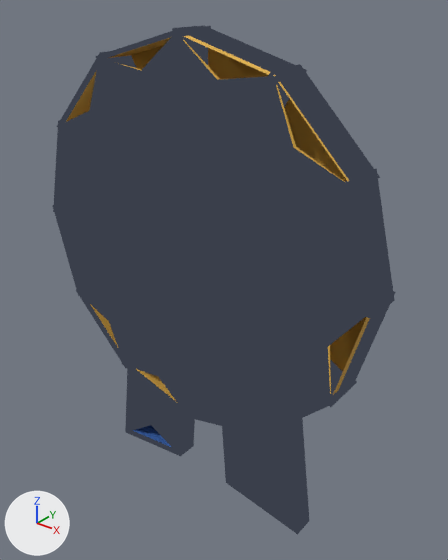
Two versions of the glTF model models/rewards/badge_sharpest_aim.glb, one commit apart.
Both versions are drawn from a 50 mm camera at (0.0578, -0.065, 0.0364) aimed at (0.0036, 0.0026, -0.0055). The lights are fixed; the arrows at lower left show +X, +Y and +Z. The first picture is the older version. Where no turn or scale is listed for an object, it has been applied to the vertices.

Names of what the first picture shows: 'badge', 'ink_outline', 'ink_outline.001' and 1 more.
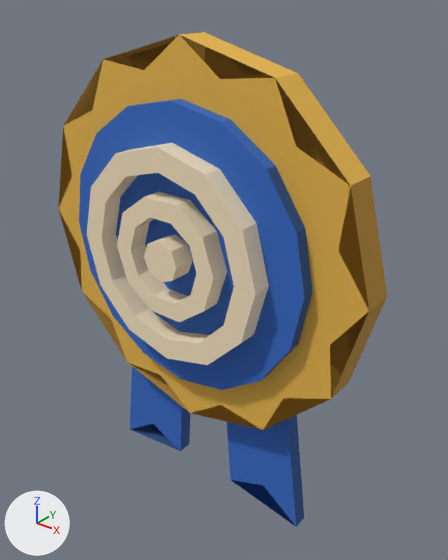
Location of each change, (x1, y1, x2, y2) in pixels of the pictures (448 x 560 px):
'ink_outline', deleted (blue)
    before: (52, 25, 396, 437)
'ink_outline.001', deleted (blue)
    before: (125, 369, 309, 534)

What changed in the scene script:
```text
Remove ob_ink_outline:
    ob_ink_outline = bpy.data.objects.new('ink_outline', me_badge_ink_outline)
    ob_ink_outline.location = (0.0, 0.0, 0.0)
Remove ob_ink_outline_001:
    ob_ink_outline_001 = bpy.data.objects.new('ink_outline.001', me_ribbon_ink_outline)
    ob_ink_outline_001.location = (0.0, 0.002, -0.018)
```
